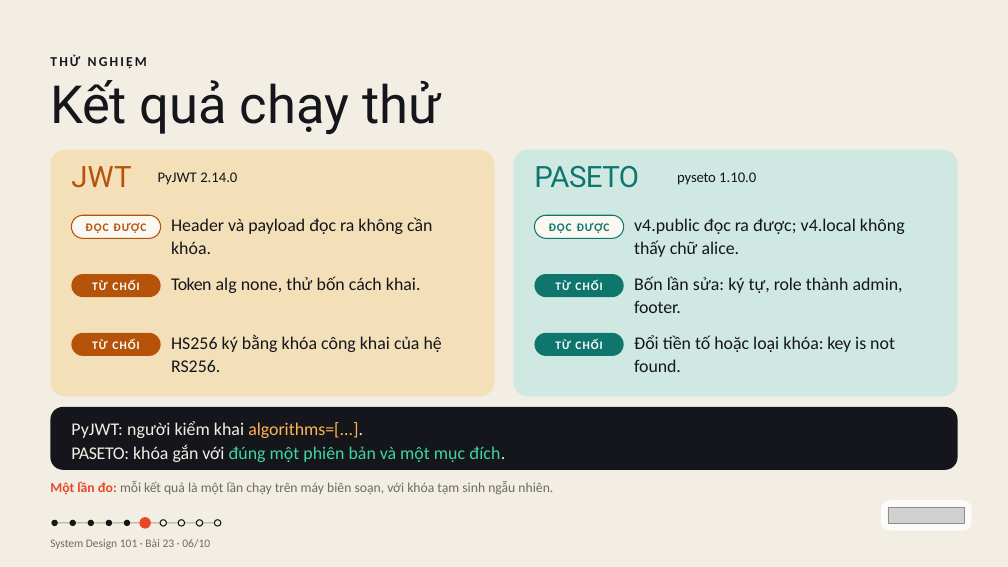
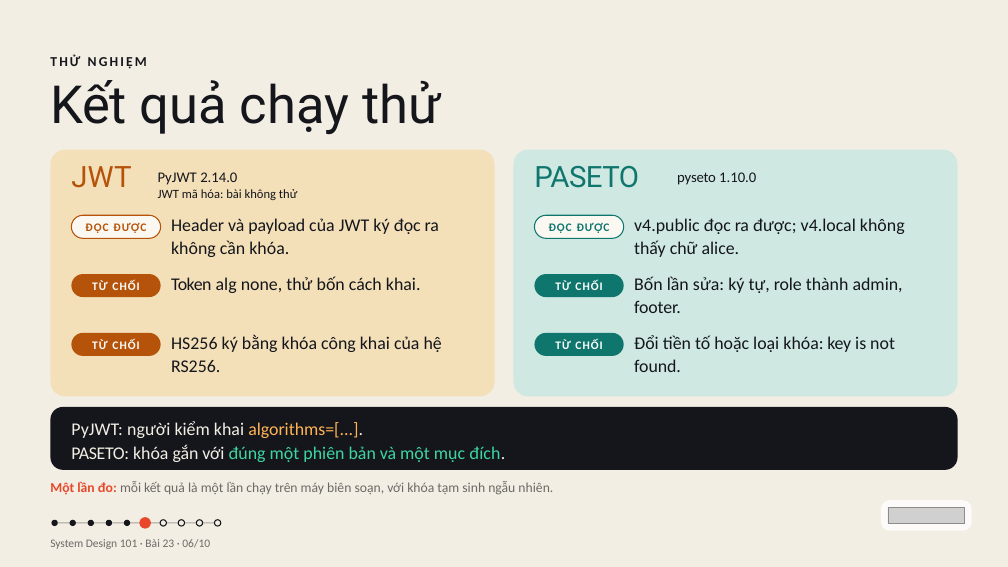
Before and after one commit to vohoailinh90/tool-marketing-studio, a slide deck: slide 6 of system-design-101/vi/lessons/sd-14-023/slides/sd-14-023.pptx. Drawn at 1008x567 pixels with LibreOffice and Linux fonts; fonts in the diff are those of the drawing; grey boxes stand for pictures. Boxes give left, top, right and bottom in pixels: in the first picture for what was removed or moved away, otherwise in the second. Text is boxed around its words. In the diff, an @@ line names an element or a change of style, - is before the commit and + after.

```diff
--- a/system-design-101/vi/lessons/sd-14-023/slides/sd-14-023.pptx
+++ b/system-design-101/vi/lessons/sd-14-023/slides/sd-14-023.pptx
@@ text at [158, 189, 297, 200]: paragraph added @@
+JWT mã hóa: bài không thử
@@ text at [171, 218, 439, 257]: text changed @@
-Header và payload đọc ra không cần khóa.
+Header và payload của JWT ký đọc ra không cần khóa.
```
Also in this commit, not shown: 2 other slides changed, 1 other file.
